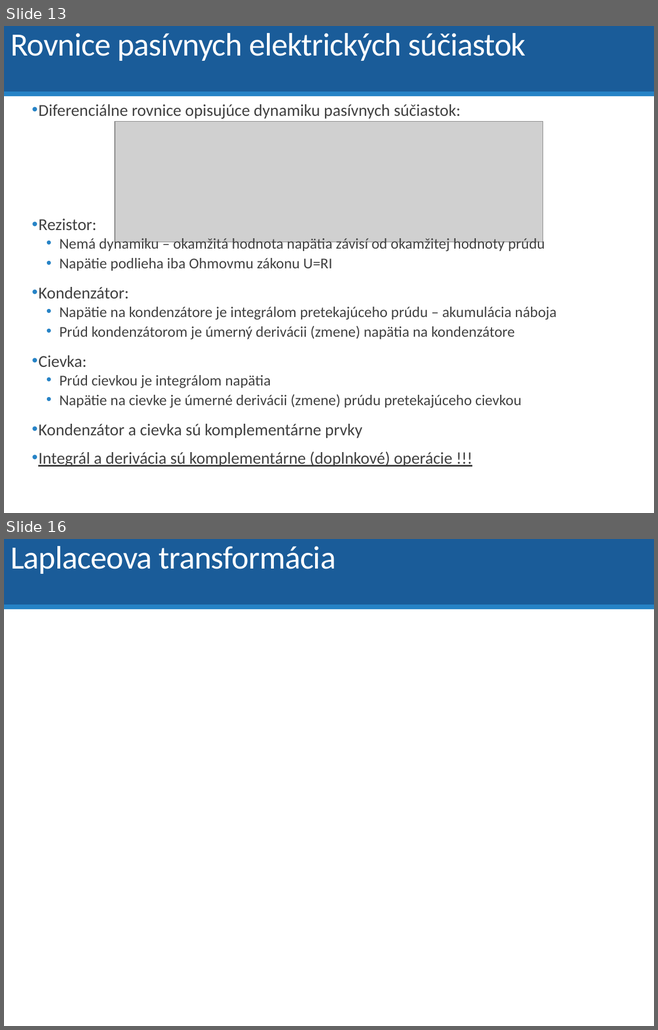
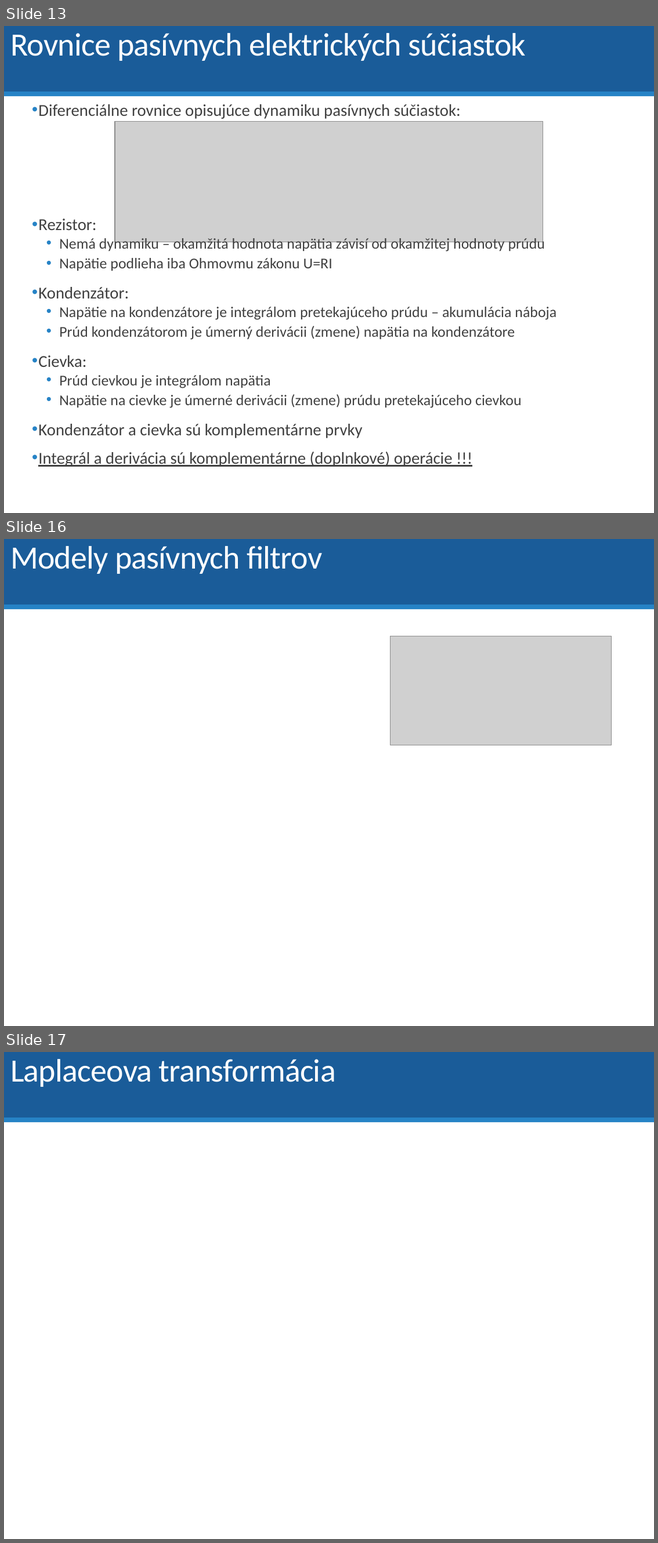
Before and after one commit to dodekm/TeamProjektKybernetika, a slide deck: Nove prednasky/P01_dynamika_dif_rovnice_LPT_prenosova_funkcia_modelovanie.pptx. Shown one above the other, each under a label of ours: slides 13 and 16 before the commit, slides 13, 16 and 17 after it; the slides between them are not shown. The pictures are 658x1030 and 658x1543 pixels, drawn with LibreOffice and Linux fonts; fonts in the diff are those of the drawing; grey boxes stand for pictures. Boxes give left, top, right and bottom in pixels: in the first picture for what was removed or moved away, otherwise in the second. Text is boxed around its words. In the diff, an @@ line names an element or a change of style, - is before the commit and + after.

```diff
--- a/Nove prednasky/P01_dynamika_dif_rovnice_LPT_prenosova_funkcia_modelovanie.pptx
+++ b/Nove prednasky/P01_dynamika_dif_rovnice_LPT_prenosova_funkcia_modelovanie.pptx
@@ slide 16 added at box(4, 539, 654, 1026), background #FFFFFF; not listed: 2 template elements that a slide beside it also shows @@
@@ title added at box(10, 546, 322, 574), 36 pt, text #FFFFFF @@
+Modely pasívnych filtrov
@@ picture added at box(390, 636, 611, 745) @@
@@ what was slide 16 is now slide 17 @@
```
Also in this commit, not shown: 2 slides changed.
